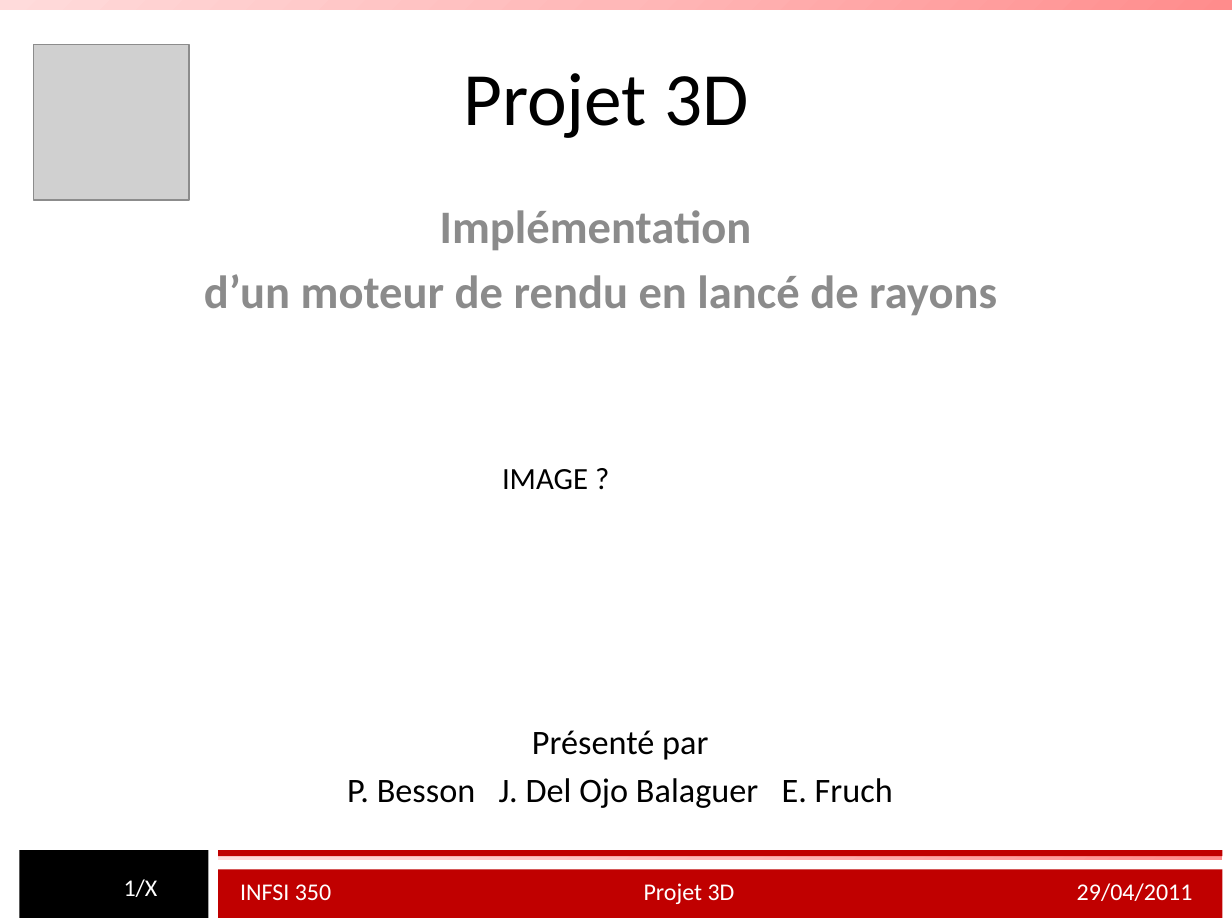
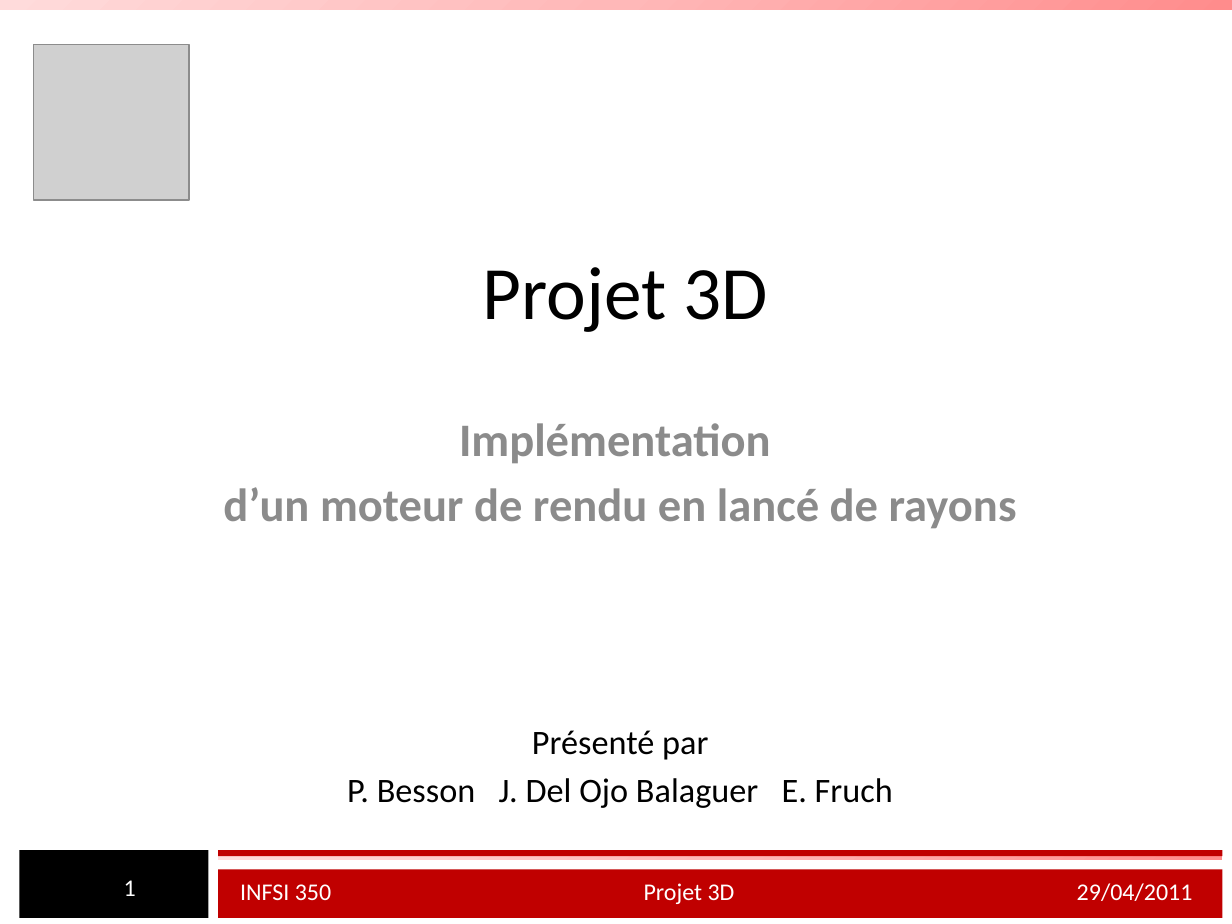
Before and after one commit to pierr/Projet3D, a slide deck: slide 1 of raymini/Presentation.pptx. Drawn at 1232x924 pixels with LibreOffice and Linux fonts; fonts in the diff are those of the drawing; grey boxes stand for pictures. Boxes give left, top, right and bottom in pixels: in the first picture for what was removed or moved away, otherwise in the second. Text is boxed around its words. In the diff, an @@ line names an element or a change of style, - is before the commit and + after.

```diff
--- a/raymini/Presentation.pptx
+++ b/raymini/Presentation.pptx
@@ title "Projet 3D": place and size @@
-title "Projet 3D" at box(463, 73, 748, 138)
+title "Projet 3D" at box(483, 267, 767, 332)
@@ subtitle "Implémentation": place and size @@
-subtitle "Implémentation" at box(204, 210, 997, 315)
+subtitle "Implémentation" at box(223, 423, 1017, 528)
@@ text removed at box(502, 469, 588, 490) @@
-IMAGE ?
@@ page number at box(124, 880, 136, 896): text changed @@
-1/X
+1
```
Also in this commit, not shown: 6 other slides changed, 3 slides removed.
